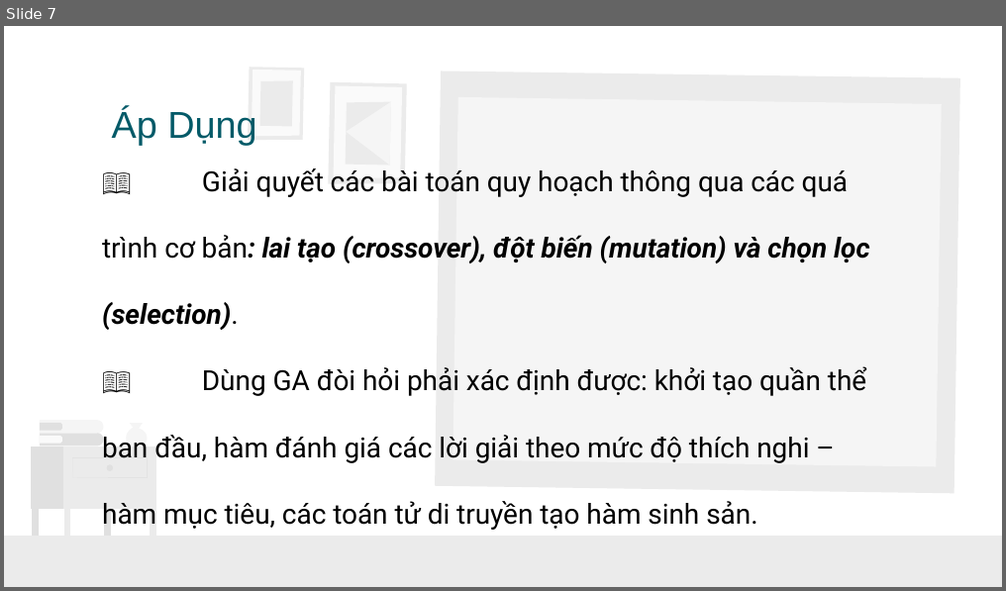
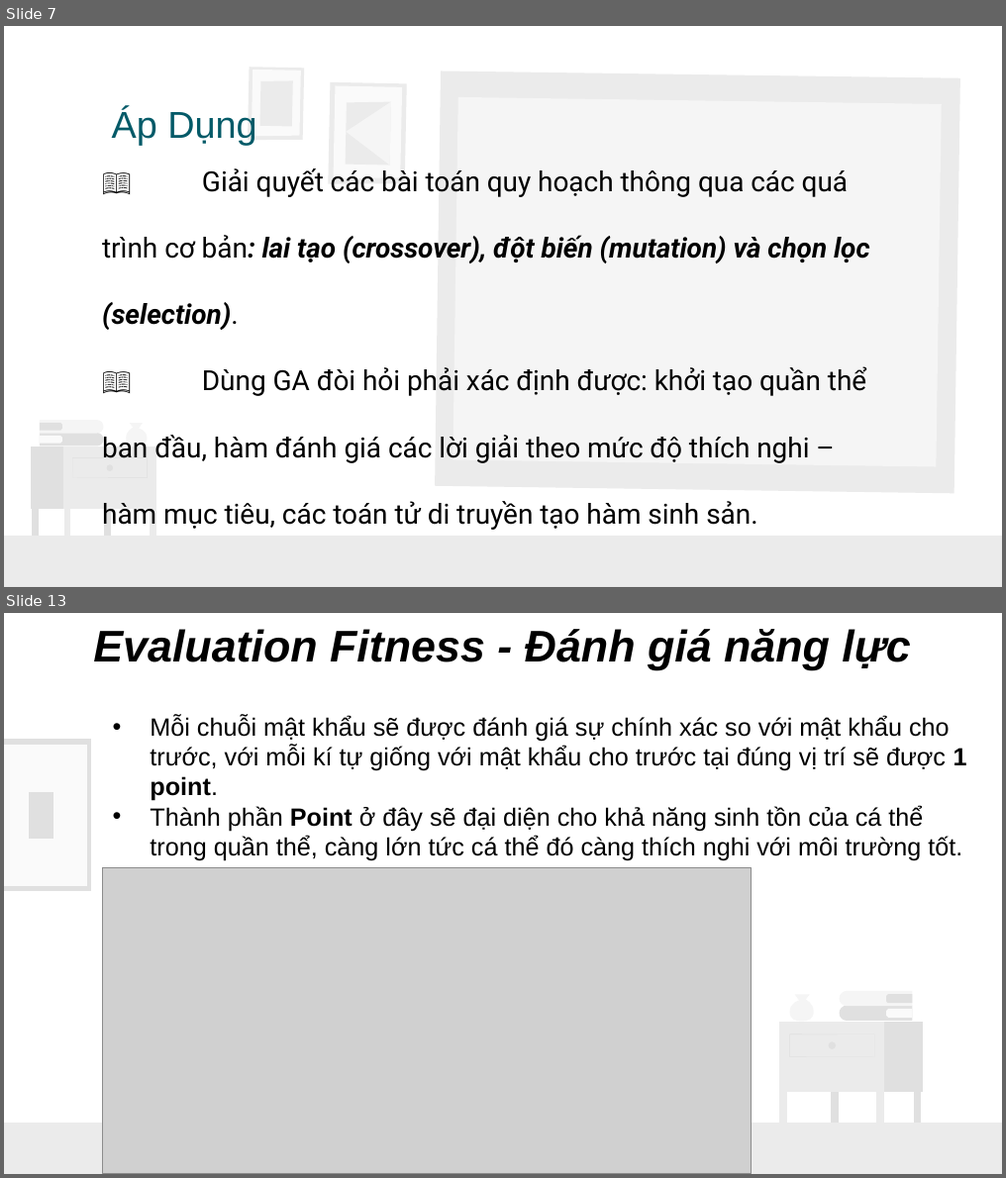
Before and after one commit to TooCuteToo/GiaiThuatTienHoa, a slide deck: ThuatTienHoa_I.pptx. Shown one above the other, each under a label of ours: slide 7 before the commit, slides 7 and 13 after it; the slides between them are not shown. The pictures are 1006x591 and 1006x1178 pixels, drawn with LibreOffice and Linux fonts; fonts in the diff are those of the drawing; grey boxes stand for pictures. Boxes give left, top, right and bottom in pixels: in the first picture for what was removed or moved away, otherwise in the second. Text is boxed around its words. In the diff, an @@ line names an element or a change of style, - is before the commit and + after.

```diff
--- a/ThuatTienHoa_I.pptx
+++ b/ThuatTienHoa_I.pptx
@@ slide 13 added at [4, 613, 1002, 1174], background #FFFFFF; not listed: 1 template element that a slide beside it also shows @@
@@ text added at [93, 629, 910, 670], 32 pt, text #000000, bold, italic @@
+Evaluation Fitness - Đánh giá năng lực
@@ text added at [150, 716, 967, 861], 18 pt, text #000000 @@
+• Mỗi chuỗi mật khẩu sẽ được đánh giá sự chính xác so với mật khẩu cho trước, với mỗi kí tự giống với mật khẩu cho trước tại đúng vị trí sẽ được 1 point.
+• Thành phần Point ở đây sẽ đại diện cho khả năng sinh tồn của cá thể trong quần thể, càng lớn tức cá thể đó càng thích nghi với môi trường tốt.
@@ freeform shape added at [4, 739, 92, 891], fill #E0E0E0 @@
@@ freeform shape added at [4, 745, 87, 886], fill #FAFAFA @@
@@ freeform shape added at [29, 792, 54, 839], fill #E0E0E0 @@
@@ picture added at [103, 867, 751, 1173] @@
@@ group added at [779, 991, 922, 1124]: 13 freeform shapes @@
```
Also in this commit, not shown: 1 slide changed, 12 other slides added, 1 other file.
